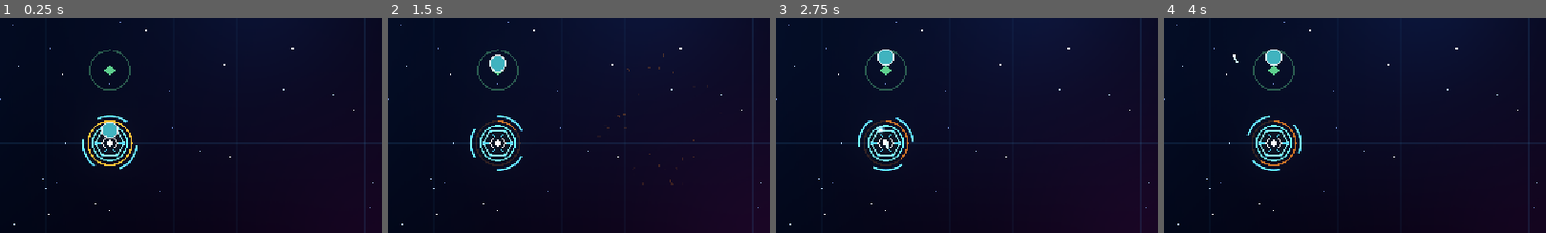
Above: before the commit, frames 1-4 (left to right).
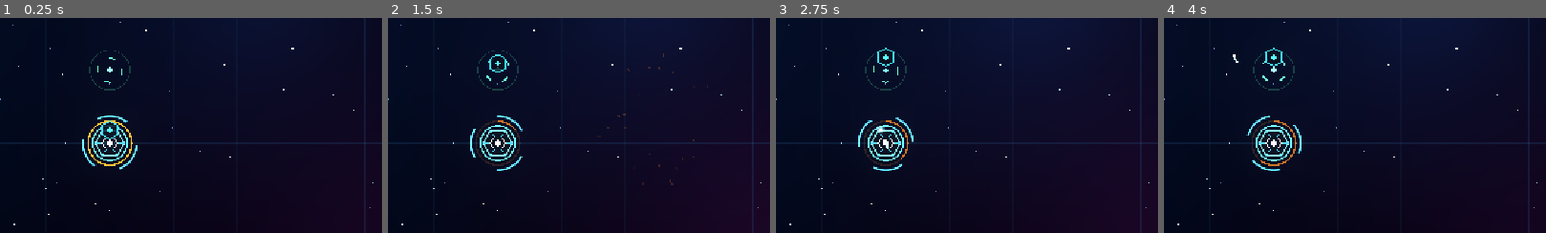
Above: after the commit, the same moments.

Repository: tapiokdev/squadron-concept-game
Game: Godot game, scene res://main.tscn
The game is run twice, just before and just after one commit, with the same random seed, the same clock (stepped at 60 frames per second) and the same inputs.
Inputs (mouse positions are % of the whole screen's width and height, from its top left):
- Up to frame 1 (0.25 s): no input
- Up to frame 2 (1.5 s): tap Enter at 0.5 s; move the mouse to (72, 45) at 0.52 s; click (72, 45) at 0.67 s; drag from (30, 55) to (45, 70) at 1.27 s
- Up to frame 3 (2.75 s): move the mouse to (60, 28) at 2.02 s; click (60, 28) at 2.17 s
- Up to frame 4 (4 s): tap Space at 2.75 s; drag from (45, 70) to (20, 35) at 2.77 s; move the mouse to (80, 65) at 3.52 s; click (80, 65) at 3.67 s
The pictures show only the part of the screen within x 36-86%, y 21-71%; the shares and areas given below are measured in that part.

The runs differ from the first frame. In frame 1, 0.6% of the frame differs, in the area x 23-35%, y 14-61%; in frame 2, 0.6%; in frame 3, 0.6%; in frame 4, 0.6%.

Commit message:
Draw summons as drones and restyle the rally point
Phase 6 chunk 6. Summons follow the same rules as the enemies so friend
and foe read the same way — cool blue hull, geometry from Shapes, facing
by transform, hit flash by modulate. Bruisers are broad hexagons that
look like they can hold a line, Archers slim four-point kites. Shape
carries the type; both being blue is the point, they are one faction.

Condition shows in the hull tint rather than an HP arc, which would spin
with the ship. Melee units swipe an arc, ranged units draw a tracer, and
a unit turns into its own shot so the one being shot at visibly faces
the fight.

The rally marker is now orbiting brackets around a beating diamond, in a
green that matches no hull in the game — it is an order, not a unit.

New: respawn docks, a filling arc per dead unit around the mothership.
Stacking a type lengthens its respawn, so "when does my Bruiser come
back" is a real question the player previously had no way to answer.
They orbit clear of every ring the tower reserves.

Co-Authored-By: Claude Opus 5 <noreply@anthropic.com>

Diff:
--- a/data/summons/archer.tres
+++ b/data/summons/archer.tres
@@ -5,6 +5,7 @@
 [resource]
 script = ExtResource("1")
 display_name = "Archer"
+frame = 1
 max_hp = 35.0
 speed = 100.0
 radius = 9.0
@@ -12,4 +13,4 @@
 attack_interval = 0.9
 attack_range = 260.0
 base_respawn = 10.0
-color = Color(0.6, 0.85, 0.35, 1)
+color = Color(0.55, 0.95, 1, 1)
--- a/data/summons/bruiser.tres
+++ b/data/summons/bruiser.tres
@@ -5,9 +5,10 @@
 [resource]
 script = ExtResource("1")
 display_name = "Bruiser"
+frame = 0
 max_hp = 160.0
 speed = 80.0
 radius = 12.0
 attack_damage = 20.0
 attack_range = 38.0
-color = Color(0.25, 0.7, 0.75, 1)
+color = Color(0.2, 0.7, 1, 1)
--- a/scripts/fx/palette.gd
+++ b/scripts/fx/palette.gd
@@ -34,6 +34,8 @@
 const PULSE := Color(0.35, 0.80, 1.00)
 const METEOR := Color(1.00, 0.55, 0.15)
 const HEAL := Color(0.40, 1.00, 0.70)
+## Player orders — the rally point. Green so it never reads as a unit.
+const COMMAND := Color(0.35, 1.00, 0.72)
 const DANGER := Color(1.00, 0.28, 0.32)
 const XP := Color(0.65, 0.95, 1.00)
 
--- a/scripts/summons/summon.gd
+++ b/scripts/summons/summon.gd
@@ -6,24 +6,35 @@
 ## walk toward the squad's rally point (plus a per-unit slot offset so
 ## the squad forms a loose ring instead of a stack). No chasing — a
 ## summon fights what comes into its own reach; rally placement is the
-## player's lever. Combat lands in the next chunk.
+## player's lever.
+##
+## Art follows the enemies' rules so friend and foe read the same way:
+## cool blue hull, geometry from Shapes, facing by transform rather than
+## redraw, hit flash by `modulate`. Condition shows in the hull tint,
+## which is rotation-proof — an HP arc would spin with the ship.
 
 signal died(summon: Summon)
 
 const STOP_DISTANCE := 3.0
+const SHOT_FLASH_TIME := 0.12
+const HIT_FLASH := Color(2.6, 2.6, 2.6)
+const FLASH_FADE := 10.0
+## Below this attack range a shot is a melee swipe, not a tracer.
+const MELEE_SHOT_RANGE := 60.0
 
 var def: SummonDef
 var hp: float = 0.0
 var slot_offset := Vector2.ZERO
 var respawn_time: float = 10.0
 
-const SHOT_FLASH_TIME := 0.12
-
 var _squad: SummonSquad
 var _active := false
 var _attack_cooldown: float = 0.0
 var _shot_target := Vector2.ZERO
 var _shot_left: float = 0.0
+var _hull := PackedVector2Array()
+var _hull_loop := PackedVector2Array()
+var _heading := 0.0
 
 func _ready() -> void:
 	set_process(_active)
@@ -36,8 +47,23 @@
 	_attack_cooldown = 0.0
 	_active = true
 	visible = true
+	modulate = Color.WHITE
+	_build_hull()
 	set_process(true)
+	# Warp-in, matching how the brood arrives — a unit that simply blinks
+	# into existence at the tower reads as a glitch.
+	FxLayer.ring(spawn_pos, def.color, def.radius * 3.0, def.radius * 0.6, 0.3, 2.0)
 	queue_redraw()
+
+func _build_hull() -> void:
+	var r := def.radius
+	if def.frame == SummonDef.Frame.LANCER:
+		# Slim four-point kite: light, pointy, obviously standoff.
+		_hull = Shapes.star(r * 1.5, r * 0.5, 4)
+	else:
+		# Broad hexagon: something that looks like it can hold a line.
+		_hull = Shapes.ngon(r * 1.15, 6)
+	_hull_loop = Shapes.closed(_hull)
 
 func deactivate() -> void:
 	_active = false
@@ -50,34 +76,62 @@
 func _process(delta: float) -> void:
 	var goal := _squad.rally_point + slot_offset
 	if global_position.distance_to(goal) > STOP_DISTANCE:
+		_heading = global_position.direction_to(goal).angle()
 		global_position = global_position.move_toward(goal, def.speed * delta)
+	if modulate.r > 1.0:
+		modulate = modulate.lerp(Color.WHITE, minf(FLASH_FADE * delta, 1.0))
+		if modulate.r < 1.04:
+			modulate = Color.WHITE
 	_attack_cooldown = maxf(_attack_cooldown - delta, 0.0)
 	if _attack_cooldown == 0.0:
 		var target := _squad.enemy_pool().nearest_live(global_position, def.attack_range + def.radius)
 		if target != null:
-			target.take_damage(def.attack_damage)
-			_attack_cooldown = def.attack_interval
-			_shot_target = target.global_position
-			_shot_left = SHOT_FLASH_TIME
-			queue_redraw()
+			_fire(target)
 	if _shot_left > 0.0:
 		_shot_left = maxf(_shot_left - delta, 0.0)
 		queue_redraw()
+	rotation = _heading
+
+func _fire(target: Enemy) -> void:
+	target.take_damage(def.attack_damage)
+	_attack_cooldown = def.attack_interval
+	_shot_target = target.global_position
+	_shot_left = SHOT_FLASH_TIME
+	# Turn into the shot, so a unit under attack visibly faces the fight.
+	_heading = global_position.direction_to(_shot_target).angle()
+	FxLayer.burst(_shot_target, def.color, 3, 80.0, 0.2)
+	queue_redraw()
 
 func take_damage(amount: float) -> void:
 	if not _active:
 		return
 	hp -= amount
+	modulate = HIT_FLASH
+	queue_redraw()
 	if hp <= 0.0:
+		FxLayer.burst(global_position, def.color, 14, def.radius * 12.0, 0.5)
+		FxLayer.ring(global_position, def.color, def.radius * 0.5, def.radius * 3.0, 0.32, 2.5)
 		deactivate()
 		died.emit(self)
 
 func _draw() -> void:
-	# Placeholder visual: filled circle with a white ring so summons
-	# read as friendly against the warm-coloured enemies.
-	if def:
-		draw_circle(Vector2.ZERO, def.radius, def.color)
-		draw_arc(Vector2.ZERO, def.radius, 0.0, TAU, 24, Color(1, 1, 1, 0.8), 2.0)
+	if def == null:
+		return
+	var health := clampf(hp / def.max_hp, 0.0, 1.0)
+	var edge := def.color.lerp(Palette.DANGER, (1.0 - health) * 0.8)
+	draw_colored_polygon(_hull, Palette.HULL)
+	draw_polyline(_hull_loop, Palette.neon(edge, 1.25), 1.8)
+	draw_circle(Vector2.ZERO, def.radius * 0.3, Palette.neon(edge, 1.7))
 	if _shot_left > 0.0:
-		var alpha := _shot_left / SHOT_FLASH_TIME
-		draw_line(Vector2.ZERO, to_local(_shot_target), Color(1, 1, 1, alpha * 0.8), 2.0)
+		_draw_shot()
+
+## Local space is rotated to `_heading`, and `_fire` points the heading at
+## the target, so the swipe and the tracer both line up along +X.
+func _draw_shot() -> void:
+	var strength := _shot_left / SHOT_FLASH_TIME
+	var color := Palette.hot(def.color, 1.2 + 1.4 * strength)
+	color.a = strength
+	if def.attack_range <= MELEE_SHOT_RANGE:
+		draw_arc(Vector2.ZERO, def.radius * 1.9, -0.7, 0.7, 12, color, 3.0, true)
+	else:
+		draw_line(Vector2.ZERO, to_local(_shot_target), color, 1.6)
--- a/scripts/summons/summon_def.gd
+++ b/scripts/summons/summon_def.gd
@@ -5,7 +5,13 @@
 ## same type again in the upgrade screen adds another unit (stacking);
 ## respawn time grows per extra copy — see SummonSquad.
 
+## Hull frame. BRAWLER is the broad shielded drone that holds a line;
+## LANCER is the slim standoff drone. Explicit rather than inferred from
+## attack_range so a future type isn't forced to look like its range.
+enum Frame { BRAWLER, LANCER }
+
 @export var display_name: String = ""
+@export var frame: Frame = Frame.BRAWLER
 @export var max_hp: float = 60.0
 @export var speed: float = 90.0
 @export var radius: float = 10.0
--- a/scripts/summons/summon_squad.gd
+++ b/scripts/summons/summon_squad.gd
@@ -14,6 +14,9 @@
 ## Attack range below this counts as melee for formation purposes.
 const MELEE_RANGE_CUTOFF := 60.0
 const REFORM_INTERVAL := 0.5
+const MARKER_SPIN := 0.6
+## Respawn docks orbit clear of every ring the tower reserves.
+const DOCK_ORBIT := 42.0
 
 ## The formation only reacts to enemies this close to the rally point;
 ## farther threats (often off-screen) shouldn't make the squad shuffle.
@@ -26,6 +29,7 @@
 var _units: Array[Summon] = []
 var _respawning: Array[Dictionary] = []
 var _reform_timer := 0.0
+var _marker_spin := 0.0
 
 func setup(enemies: EnemyPool, tower: Tower) -> void:
 	_enemies = enemies
@@ -115,17 +119,48 @@
 			_respawning.erase(entry)
 			var unit: Summon = entry.unit
 			unit.configure(self, unit.def, _tower.position)
+	# The marker animates and the dock arcs fill, so this node is never
+	# static for long — one node, roughly a dozen primitives.
+	_marker_spin += delta * MARKER_SPIN
+	queue_redraw()
 
 func _on_summon_died(unit: Summon) -> void:
 	# The roster slot stays taken while the unit waits to respawn.
 	_respawning.append({"unit": unit, "time_left": unit.respawn_time})
 
 func _draw() -> void:
-	# Rally marker: diamond + ground ring.
+	_draw_rally_marker()
+	_draw_respawn_docks()
+
+## Orbiting brackets around a beating diamond. Green and unlike any hull
+## in the game, so the order never reads as another unit.
+func _draw_rally_marker() -> void:
 	var p := rally_point
-	var s := 8.0
-	var points := PackedVector2Array([
+	var bracket := Palette.neon(Palette.COMMAND, 1.2)
+	for i in 4:
+		var mid := _marker_spin + TAU * float(i) / 4.0
+		draw_arc(p, 18.0, mid - 0.30, mid + 0.30, 8, bracket, 2.0)
+	draw_arc(p, 30.0, 0.0, TAU, 32, Palette.fade(Palette.COMMAND, 0.20), 1.5)
+	var beat := 0.5 + 0.5 * sin(_marker_spin * 3.0)
+	var s := 4.0 + 1.5 * beat
+	draw_colored_polygon(PackedVector2Array([
 		p + Vector2(0, -s), p + Vector2(s, 0), p + Vector2(0, s), p + Vector2(-s, 0),
-	])
-	draw_colored_polygon(points, Color(0.4, 0.9, 0.6, 0.9))
-	draw_arc(p, 30.0, 0.0, TAU, 32, Color(0.4, 0.9, 0.6, 0.35), 2.0)
+	]), Palette.hot(Palette.COMMAND, 1.4 + 0.6 * beat))
+
+## A filling arc per dead unit, docked around the mothership. Stacking a
+## type makes its respawn longer, so "when does my Bruiser come back" is
+## a real question the player has no other way to answer.
+func _draw_respawn_docks() -> void:
+	var pending := _respawning.size()
+	if pending == 0:
+		return
+	for i in pending:
+		var entry := _respawning[i]
+		var unit: Summon = entry.unit
+		var angle := TAU * float(i) / float(pending) - PI * 0.5
+		var at: Vector2 = _tower.position + Vector2.from_angle(angle) * (_tower.radius + DOCK_ORBIT)
+		var left: float = entry.time_left
+		var progress := 1.0 - clampf(left / maxf(unit.respawn_time, 0.001), 0.0, 1.0)
+		draw_arc(at, 7.0, 0.0, TAU, 16, Palette.fade(unit.def.color, 0.25), 1.5)
+		draw_arc(at, 7.0, -PI * 0.5, -PI * 0.5 + TAU * progress, 16,
+			Palette.neon(unit.def.color, 1.15), 2.0)
